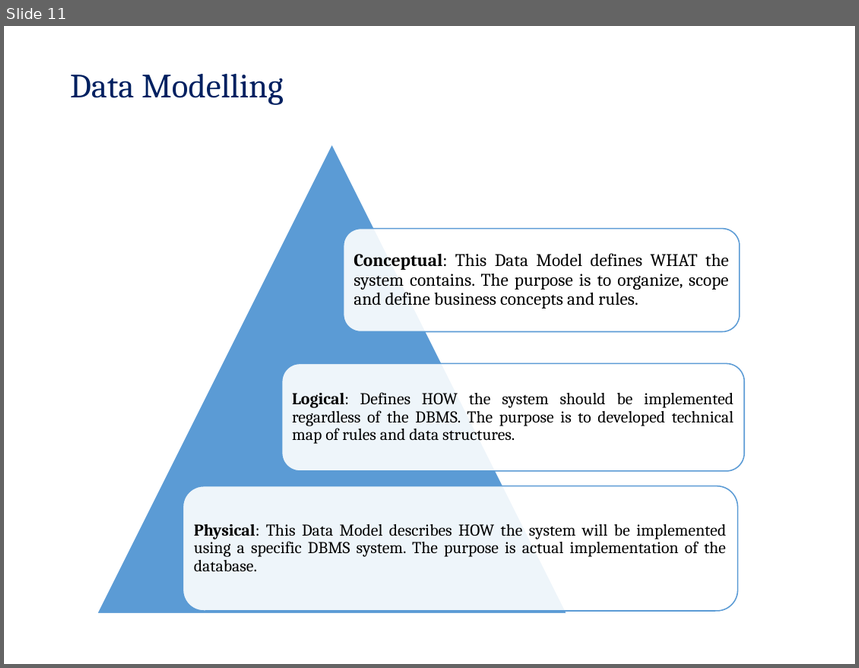
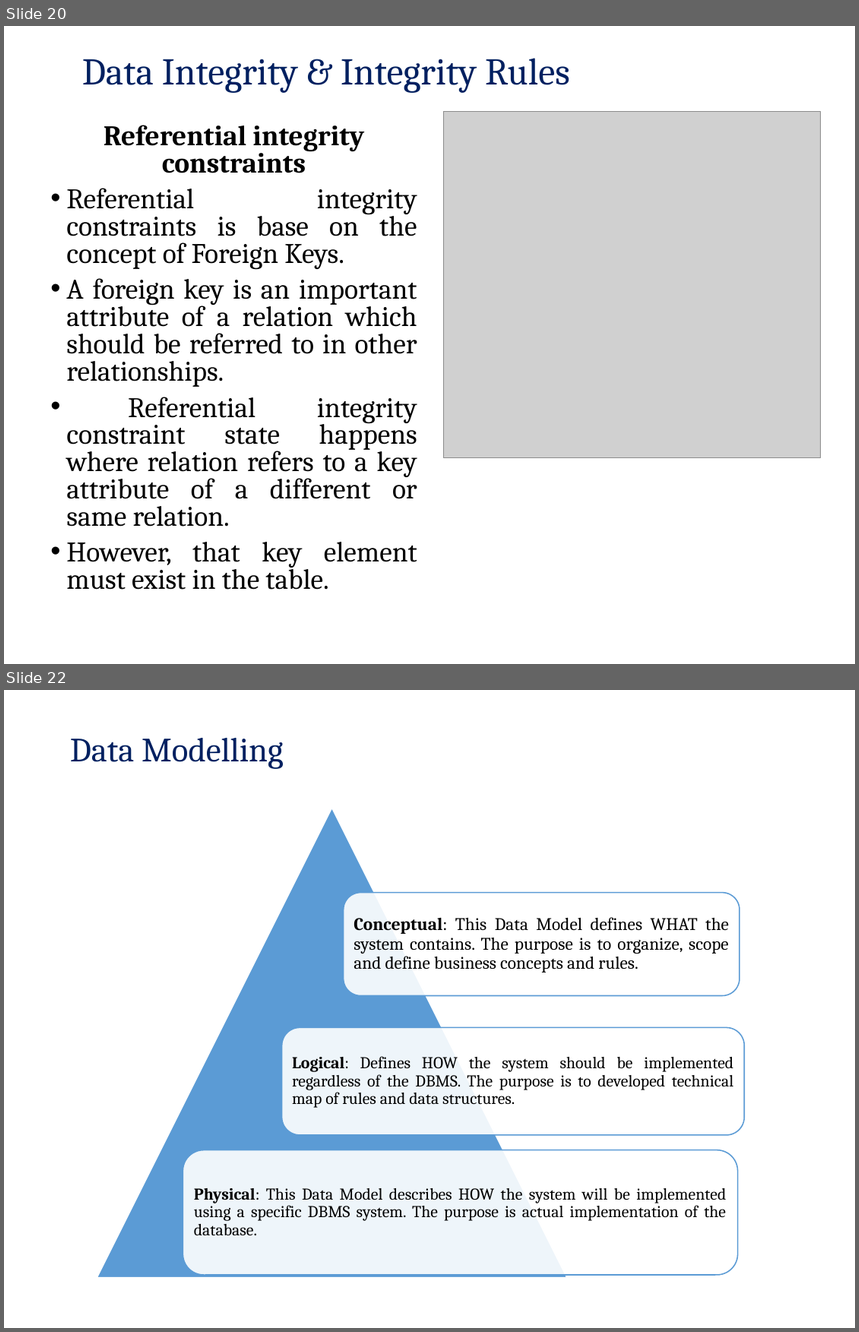
Before and after one commit to pankajfri/Training-Materials, a slide deck: Advanced Web Technologies/Database Concepts/Session2.pptx. Shown one above the other, each under a label of ours: slide 11 before the commit, slides 20 and 22 after it; the slides between them are not shown. The pictures are 859x668 and 859x1332 pixels, drawn with LibreOffice and Linux fonts; fonts in the diff are those of the drawing; grey boxes stand for pictures; background and template pictures are left out. Boxes give left, top, right and bottom in pixels: in the first picture for what was removed or moved away, otherwise in the second. Text is boxed around its words. In the diff, an @@ line names an element or a change of style, - is before the commit and + after.

```diff
--- a/Advanced Web Technologies/Database Concepts/Session2.pptx
+++ b/Advanced Web Technologies/Database Concepts/Session2.pptx
@@ slide 20 added at [4, 26, 855, 664], background picture (left out) @@
@@ title added at [82, 58, 570, 93], 32 pt, text #002060 @@
+Data Integrity & Integrity Rules
@@ picture added at [444, 111, 821, 458] @@
@@ text added at [66, 125, 417, 590], 24 pt, text #000000 @@
+Referential integrity constraints
+• Referential integrity constraints is base on the concept of Foreign Keys.
+• A foreign key is an important attribute of a relation which should be referred to in other relationships.
+• Referential integrity constraint state happens where relation refers to a key attribute of a different or same relation.
+• However, that key element must exist in the table.
@@ what was slide 11 is now slide 22 @@
```
Also in this commit, not shown: 4 slides changed, 12 other slides added, 2 slides removed, 9 other files.
